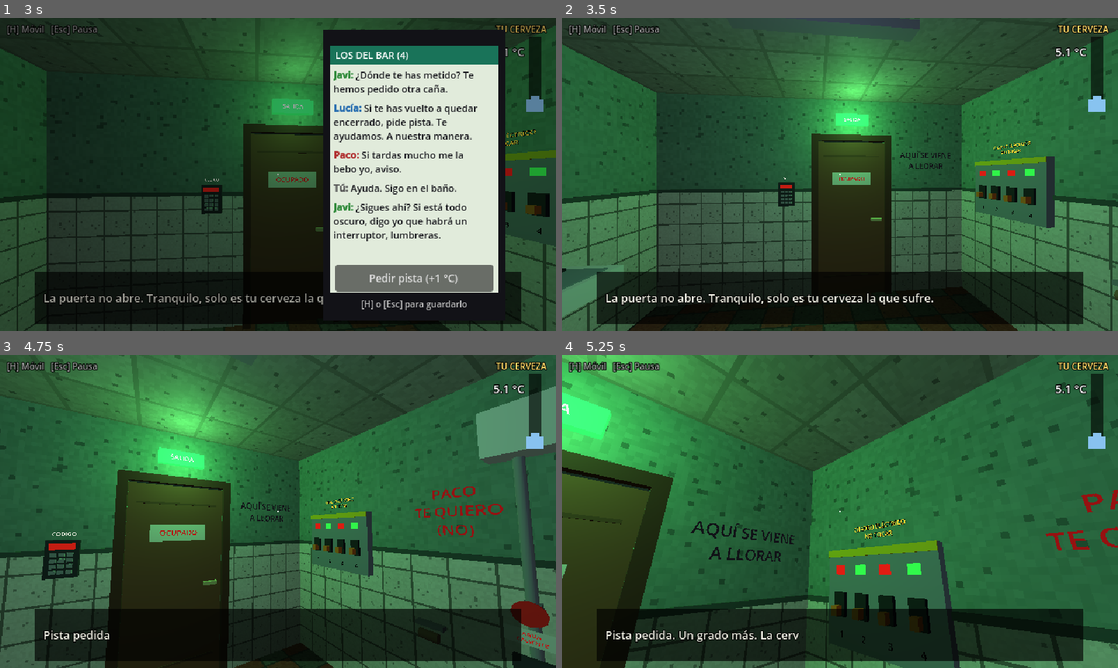
Above: before the commit, frames 1-4 (two rows, left to right).
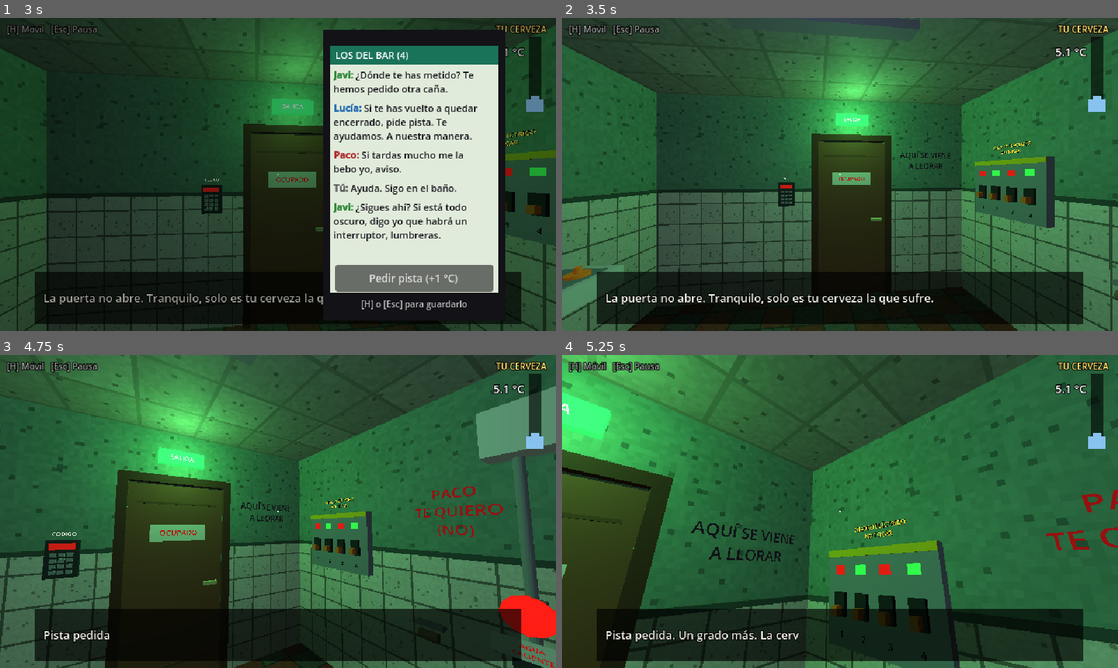
Above: after the commit, the same moments.

Repository: weleloable/ocupado
Game: Godot game, scene res://scenes/main.tscn
Same seed, same stepped clock (60 frames per second), same inputs: the game is played once before the commit and once after it.
Inputs (mouse positions are in pixels of both pictures, inside the frame that each line leads up to):
- Up to frame 1 (3 s): click "Jugar" at 0.5 s; tap Enter at 1.25 s; move the mouse to (305, 174) at 1.27 s; hold W (move_forward) 1.28-2 s; hold H (hint) 1.28-2 s; click (305, 174) at 1.42 s; tap E (interact) at 1.55, 2.85 s; click "Pedir pista (+1 °C)" at 2 s; move the mouse to (166, 190) at 2.77 s; hold S (move_back) from 2.78 s (still down); click (166, 190) at 2.92 s
- Up to frame 2 (3.5 s): keep holding S (move_back); tap H (hint) at 3.05 s
- Up to frame 3 (4.75 s): move the mouse to (289, 505) at 3.52 s; release S (move_back) at 3.53 s; hold H (hint) 3.53-4.28 s; hold W (move_forward) from 3.53 s (still down); click (289, 505) at 3.67 s; tap E (interact) at 3.8, 4.35 s; tap Space at 4.25 s; move the mouse to (250, 574) at 4.27 s; click (250, 574) at 4.42 s; tap H (hint) at 4.55 s
- Up to frame 4 (5.25 s): keep holding W (move_forward); move the mouse to (878, 514) at 5.02 s; hold E (interact) from 5.03 s (still down); tap 0 at 5.1 s; click (878, 514) at 5.17 s

Frame 1 is identical in both runs. In frame 2, 0.2% of the frame differs, in the area x 0-6%, y 79-85%; in frame 3, 1.5%, in the area x 89-100%, y 76-100%; in frame 4, nothing differs.

Commit message:
v2.1: valvula mas visible y parpadeante, tapon accesible, test de apuntado
Co-Authored-By: Claude Sonnet 5.5 <noreply@anthropic.com>

Diff:
--- a/scripts/autoload/game_state.gd
+++ b/scripts/autoload/game_state.gd
@@ -9,6 +9,8 @@
 signal keypad_ui_requested
 signal keypad_solved
 signal game_won
+## The hot tap was opened with the valve closed: tells the valve to flash.
+signal valve_hint
 
 enum RitualResult { IGNORED, PROGRESS, FAIL, SOLVED }
 
--- a/scripts/data/lines.gd
+++ b/scripts/data/lines.gd
@@ -126,9 +126,9 @@
 		"El váter no es la salida. Ni lo pienses.",
 	],
 	"hot_tap_cold": [
-		"Sale fría. Fría fría. La llave del agua caliente estará cerrada.",
-		"Agua helada por el grifo caliente. Habrá una válvula roja en alguna tubería, digo yo.",
-		"El grifo caliente escupe agua fría. En este baño todo es mentira.",
+		"Sale fría. La llave del agua caliente está cerrada: mira la válvula roja de la tubería, junto al váter.",
+		"Agua helada. La válvula roja de la tubería del váter (la que parpadea) es la llave del agua caliente.",
+		"El grifo caliente escupe agua fría. Gira la válvula roja de la tubería, junto al váter, y espera.",
 	],
 	"valve_open": [
 		"Las tuberías gorgotean. Algo caliente viene de camino.",
--- a/scripts/debug/autotest.gd
+++ b/scripts/debug/autotest.gd
@@ -10,6 +10,15 @@
 	Engine.time_scale = 4.0
 	await _wait(1.0)
 	var room := game.room
+
+	# Aiming: the plug and the valve must be reachable with the crosshair from normal positions.
+	await _aim_check(Vector3(-1.0, 0.05, -0.34), 90.0, -48.0, room.plug, "plug (near)")
+	await _aim_check(Vector3(-0.6, 0.05, -0.34), 90.0, -34.0, room.plug, "plug (far)")
+	await _aim_check(Vector3(1.0, 0.05, 0.63), -90.0, -31.0, room.valve, "valve (near)")
+	await _aim_check(Vector3(0.5, 0.05, 0.63), -90.0, -20.0, room.valve, "valve (far)")
+	game.player.global_position = Vector3(0, 0.05, 0.7)
+	game.player.rotation.y = 0.0
+	game.player.camera.rotation.x = 0.0
 
 	_check(not GameState.lights_on, "lights start off")
 	room.door.interact()
@@ -123,3 +132,11 @@
 	print(("  ok   " if cond else "  FAIL ") + what)
 	if not cond:
 		_ok = false
+
+
+func _aim_check(pos: Vector3, yaw: float, pitch: float, target: Interactable, label: String) -> void:
+	game.player.global_position = pos
+	game.player.rotation.y = deg_to_rad(yaw)
+	game.player.camera.rotation.x = deg_to_rad(pitch)
+	await _wait(0.4)
+	_check(game.player.focused == target, "can aim at the " + label)
--- a/scripts/debug/screenshots.gd
+++ b/scripts/debug/screenshots.gd
@@ -27,8 +27,8 @@
 	[Vector3(-1.2, 0.05, -0.2), 90.0, 0.0, "c_mirror"],
 	[Vector3(-0.9, 0.05, 0.2), 0.0, 8.0, "c_north_left"],
 	[Vector3(1.0, 0.05, 0.6), -90.0, 4.0, "c_east_toilet"],
-	[Vector3(1.2, 0.05, 0.63), -90.0, -34.0, "c_valve"],
-	[Vector3(-1.0, 0.05, -0.2), 90.0, -44.0, "c_plug"],
+	[Vector3(1.0, 0.05, 0.63), -90.0, -31.0, "c_valve"],
+	[Vector3(-1.0, 0.05, -0.34), 90.0, -48.0, "c_plug"],
 	[Vector3(-0.2, 0.05, 0.5), 90.0, 12.0, "c_west_clues"],
 ]
 
--- a/scripts/puzzles/sink_plug.gd
+++ b/scripts/puzzles/sink_plug.gd
@@ -1,18 +1,20 @@
 class_name SinkPlug
 extends Interactable
 ## Rubber plug of the sink. Part of the secret "flood" ending (see Flood).
-## Local space: the sink mount, +Z into the room.
+## Local space: the sink mount, +Z into the room. It lies at the front of the basin, clear of the
+## taps (whose colliders would otherwise steal the aim) and big enough to point at easily.
 
-const REST_POS := Vector3(0.2, 0.935, 0.16)
-const DRAIN_POS := Vector3(0.0, 0.935, 0.27)
+const REST_POS := Vector3(0.12, 0.94, 0.37)
+const DRAIN_POS := Vector3(0.0, 0.93, 0.27)
 
 
 func _ready() -> void:
 	prompt_text = "Poner el tapón"
 	position = REST_POS
-	add_mesh_cylinder(0.04, 0.014, Vector3.ZERO, Build.mat(Color(0.12, 0.12, 0.14)))
-	add_mesh_cylinder(0.012, 0.025, Vector3(0, 0.014, 0), Build.mat(Color(0.12, 0.12, 0.14)))
-	add_shape(Vector3(0.12, 0.08, 0.12), Vector3(0, 0.02, 0))
+	var rubber := Build.mat(Color(1.0, 0.55, 0.1), 0.35)
+	add_mesh_cylinder(0.06, 0.02, Vector3.ZERO, rubber)
+	add_mesh_cylinder(0.02, 0.04, Vector3(0, 0.03, 0), rubber)
+	add_shape(Vector3(0.2, 0.14, 0.2), Vector3(0, 0.04, 0))
 
 
 func interact() -> void:
--- a/scripts/puzzles/tap.gd
+++ b/scripts/puzzles/tap.gd
@@ -29,7 +29,11 @@
 	if is_open:
 		Sfx.start_loop(loop_id, "tap", -10.0)
 		if is_hot:
-			GameState.say("hot_tap_on" if GameState.valve_open else "hot_tap_cold")
+			if GameState.valve_open:
+				GameState.say("hot_tap_on")
+			else:
+				GameState.say("hot_tap_cold")
+				GameState.valve_hint.emit()
 		else:
 			GameState.ritual_action("cold_tap", "cold_tap_on")
 	else:
--- a/scripts/puzzles/valve.gd
+++ b/scripts/puzzles/valve.gd
@@ -2,28 +2,30 @@
 extends Interactable
 ## Red hot-water valve on the toilet pipe. Without it open, the hot tap runs cold.
 ## Local space: +Z points into the room, the pipe runs vertically through the origin.
+## It flashes when the player opens the hot tap with the valve closed (see GameState.valve_hint).
 
 var _wheel: Node3D
 var _angle: float = 0.0
+var _red: StandardMaterial3D
 
 
 func _ready() -> void:
 	prompt_text = "Abrir la válvula roja"
 	var metal := Build.mat(Color(0.5, 0.5, 0.53))
-	var red := Build.mat(Color(0.85, 0.1, 0.08), 0.3)
-	add_mesh_box(Vector3(0.07, 0.07, 0.07), Vector3.ZERO, metal)
-	add_mesh_cylinder(0.012, 0.1, Vector3(0, 0, 0.06), metal, Vector3(PI / 2.0, 0, 0))
+	_red = Build.mat_unique(Color(0.9, 0.08, 0.06), 1.2)
+	add_mesh_box(Vector3(0.1, 0.1, 0.1), Vector3.ZERO, metal)
+	add_mesh_cylinder(0.018, 0.12, Vector3(0, 0, 0.08), metal, Vector3(PI / 2.0, 0, 0))
 	_wheel = Node3D.new()
-	_wheel.position = Vector3(0, 0, 0.11)
+	_wheel.position = Vector3(0, 0, 0.15)
 	add_child(_wheel)
-	track_mesh(Build.cylinder(_wheel, 0.065, 0.014, Vector3.ZERO, red, Vector3(PI / 2.0, 0, 0)))
-	track_mesh(Build.box(_wheel, Vector3(0.13, 0.014, 0.016), Vector3.ZERO, red))
-	track_mesh(Build.box(_wheel, Vector3(0.014, 0.13, 0.016), Vector3.ZERO, red))
+	track_mesh(Build.cylinder(_wheel, 0.1, 0.02, Vector3.ZERO, _red, Vector3(PI / 2.0, 0, 0)))
+	track_mesh(Build.box(_wheel, Vector3(0.2, 0.02, 0.024), Vector3.ZERO, _red))
+	track_mesh(Build.box(_wheel, Vector3(0.02, 0.2, 0.024), Vector3.ZERO, _red))
 	# Hanging tag.
-	add_mesh_box(Vector3(0.2, 0.08, 0.006), Vector3(0, -0.125, 0.1), Build.mat(Color(0.95, 0.95, 0.9)))
-	Build.label_fit(self, "AGUA
-CALIENTE", Vector3(0, -0.125, 0.104), 0.0, Vector2(0.18, 0.065), Color(0.75, 0.08, 0.08))
-	add_shape(Vector3(0.18, 0.26, 0.2), Vector3(0, -0.03, 0.09))
+	add_mesh_box(Vector3(0.3, 0.1, 0.008), Vector3(0, -0.19, 0.12), Build.mat(Color(0.95, 0.95, 0.9)))
+	Build.label_fit(self, "AGUA\nCALIENTE", Vector3(0, -0.19, 0.126), 0.0, Vector2(0.26, 0.085), Color(0.75, 0.08, 0.08))
+	add_shape(Vector3(0.28, 0.4, 0.3), Vector3(0, -0.06, 0.12))
+	GameState.valve_hint.connect(_flash)
 
 
 func interact() -> void:
@@ -35,3 +37,11 @@
 	if GameState.valve_open:
 		Sfx.play("rattle", -4.0)
 	GameState.say("valve_open" if GameState.valve_open else "valve_close")
+
+
+## Draws the player's eye: three bright flashes.
+func _flash() -> void:
+	var t := create_tween()
+	for _i in 3:
+		t.tween_property(_red, "emission_energy_multiplier", 5.0, 0.25)
+		t.tween_property(_red, "emission_energy_multiplier", 1.2, 0.35)
Not shown, changed: Ocupado.exe
Not shown, changed: prompt_escape_room_bano.md
